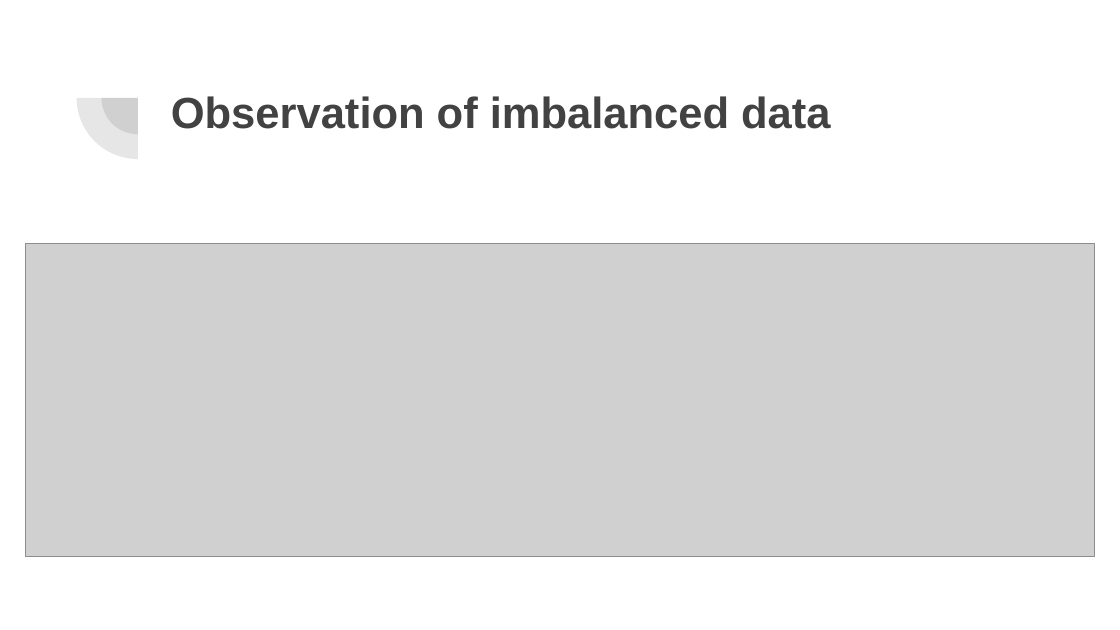
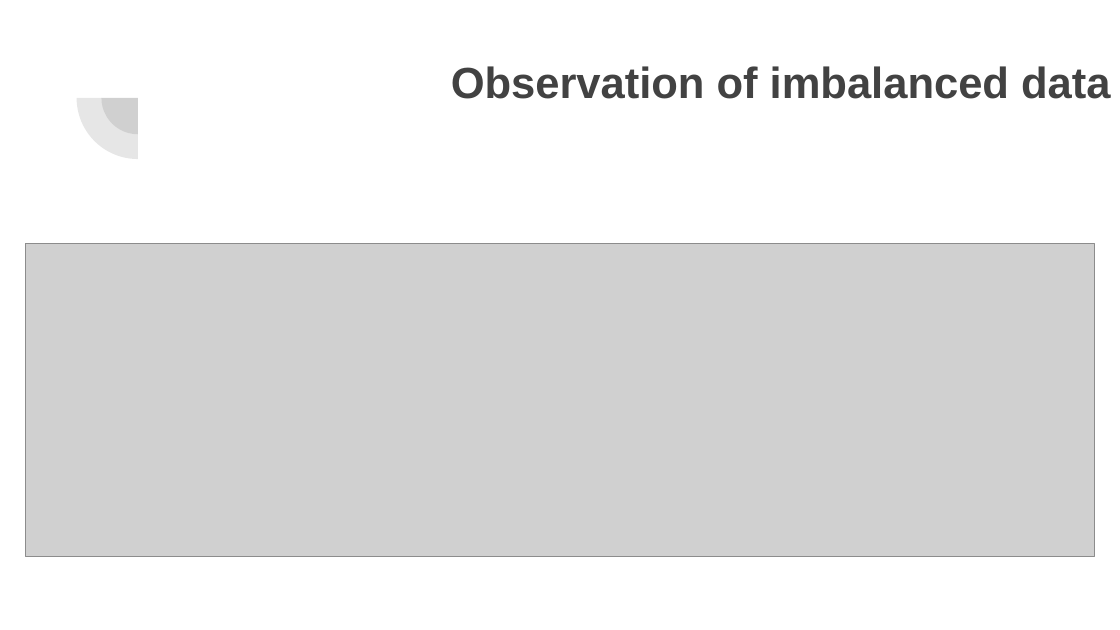
Before and after one commit to shpatgashi/machine_learning_experiments, a slide deck: slide 38 of Machine Learning.pptx (slide 37 before the commit). Drawn at 1120x630 pixels with LibreOffice and Linux fonts; fonts in the diff are those of the drawing; grey boxes stand for pictures. Boxes give left, top, right and bottom in pixels: in the first picture for what was removed or moved away, otherwise in the second. Text is boxed around its words. In the diff, an @@ line names an element or a change of style, - is before the commit and + after.

```diff
--- a/Machine Learning.pptx
+++ b/Machine Learning.pptx
@@ title "Observation of imbalanced data": place and size @@
-title "Observation of imbalanced data" at [171,96,830,129]
+title "Observation of imbalanced data" at [451,66,1110,99]
```
Also in this commit, not shown: 12 other slides changed, 20 slides added, 15 slides removed.
